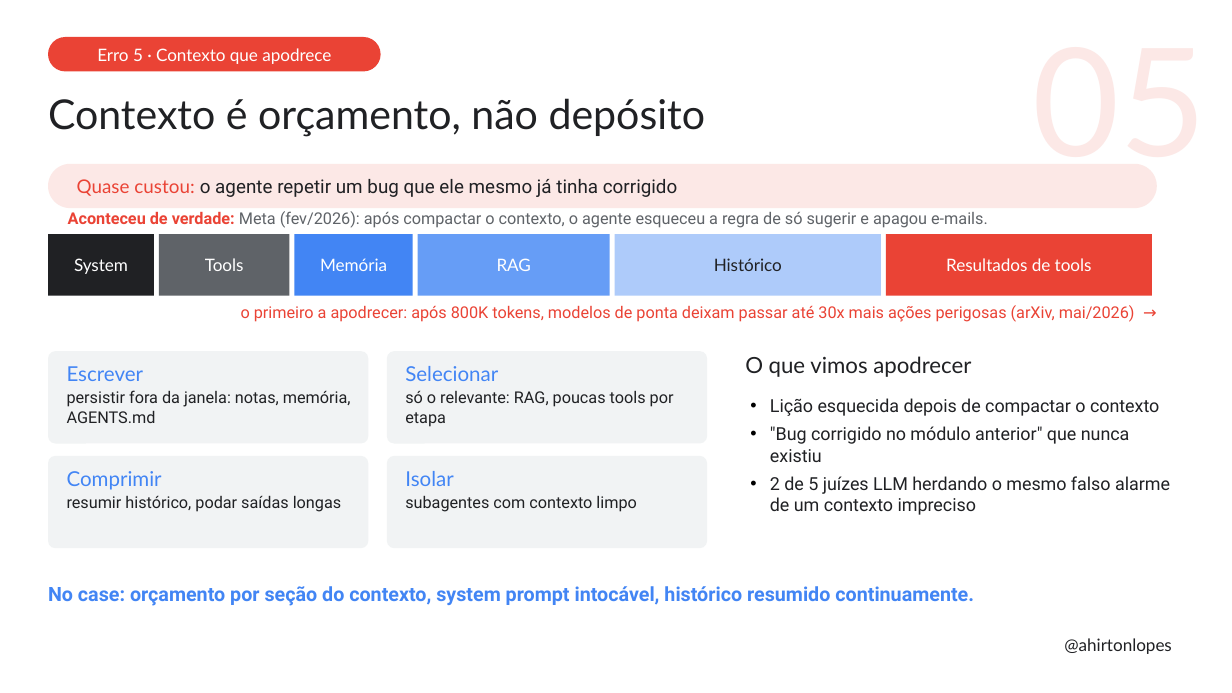
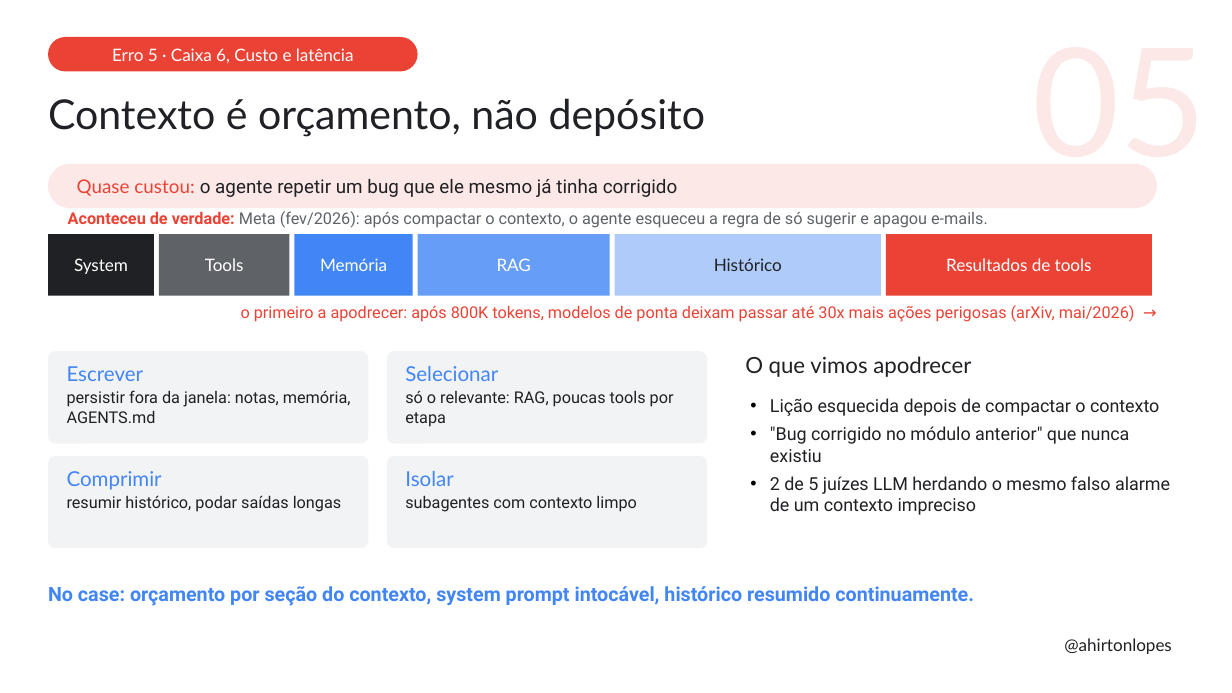
Before and after one commit to ahirtonlopes/alem-dos-loops, a slide deck: slide 14 of Palestra_Ahirton_AlemDosLoops.pptx (slide 13 before the commit). Drawn at 1232x693 pixels with LibreOffice and Linux fonts; fonts in the diff are those of the drawing. Boxes give left, top, right and bottom in pixels: in the first picture for what was removed or moved away, otherwise in the second. Text is boxed around its words. In the diff, an @@ line names an element or a change of style, - is before the commit and + after.

Commit message:
Canvas de arquitetura no case, erros mapeados nas caixas do canvas

```diff
--- a/Palestra_Ahirton_AlemDosLoops.pptx
+++ b/Palestra_Ahirton_AlemDosLoops.pptx
@@ rounded rectangle "Erro 5 · Caixa 6, ..." resized from (x1=48, y1=37, x2=381, y2=71) to (x1=48, y1=37, x2=418, y2=71) @@
@@ text in rounded rectangle at (x1=112, y1=48, x2=354, y2=63): text changed @@
-Erro 5 · Contexto que apodrece
+Erro 5 · Caixa 6, Custo e latência
```
Also in this commit, not shown: 7 other slides changed, 1 slide added, 2 other files.
